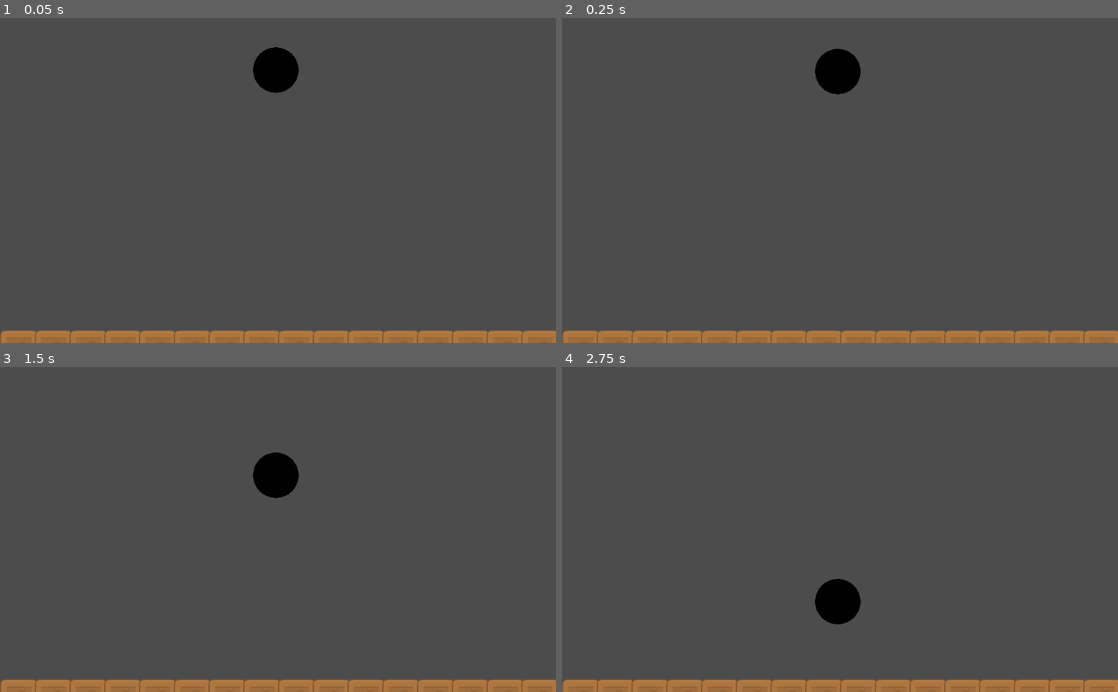
Above: before the commit, frames 1-4 (two rows, left to right).
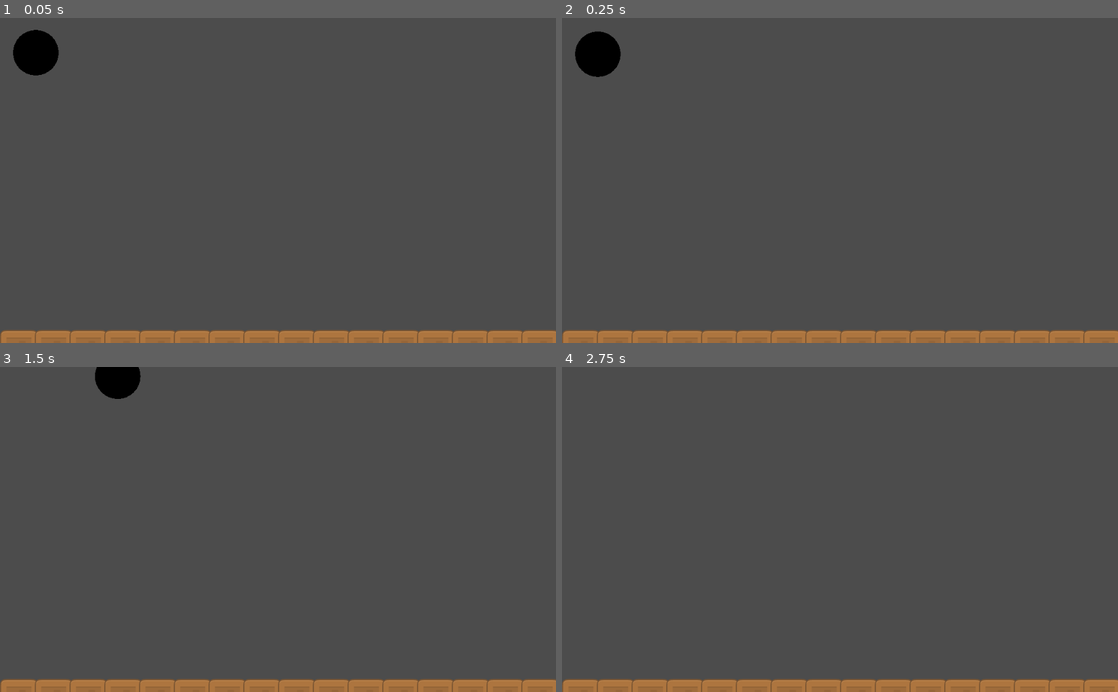
Above: after the commit, the same moments.

Repository: ReconMonkee/P1-LaunchIt
Game: Godot game, scene res://src/Level.tscn
The game is run twice, just before and just after one commit, with the same random seed, the same clock (stepped at 60 frames per second) and the same inputs. The project has no main scene, so this scene is started directly.
Inputs:
- Up to frame 1 (0.05 s): no input
- Up to frame 2 (0.25 s): no input
- Up to frame 3 (1.5 s): tap Space (launch, bound only after the commit) at 0.6, 1.35 s
- Up to frame 4 (2.75 s): tap Space (launch, bound only after the commit) at 2.1 s

The runs differ from the first frame. In frame 1, 1.8% of the frame differs, in the area x 2-54%, y 3-24%; in frame 2, 1.8%; in frame 3, 1.6%; in frame 4, 0.9%.

Commit message:
added movement to projectile

Diff:
--- a/project.godot
+++ b/project.godot
@@ -18,6 +18,14 @@
 config/name="Launch It"
 config/icon="res://icon.png"
 
+[input]
+
+launch={
+"deadzone": 0.5,
+"events": [ Object(InputEventKey,"resource_local_to_scene":false,"resource_name":"","device":0,"alt":false,"shift":false,"control":false,"meta":false,"command":false,"pressed":false,"scancode":32,"unicode":0,"echo":false,"script":null)
+ ]
+}
+
 [rendering]
 
 environment/default_environment="res://default_env.tres"
--- a/src/Level.tscn
+++ b/src/Level.tscn
@@ -32,7 +32,9 @@
 [node name="Level" type="Node2D"]
 
 [node name="Projectile" parent="." instance=ExtResource( 1 )]
-position = Vector2( 508, 96 )
+position = Vector2( 66, 64 )
+mass = 3.0
+strength = 700.0
 
 [node name="TileMap" type="TileMap" parent="."]
 tile_set = SubResource( 1 )
--- a/src/Projectile.gd
+++ b/src/Projectile.gd
@@ -1,9 +1,12 @@
 extends RigidBody2D
 
+export var strength : float = 500
 
-
-func _ready():
-	pass # Replace with function body.
+func _process(delta):
+	if Input.is_action_just_pressed("launch"):
+		var direction = Vector2(1,-1).normalized()
+		var velocity= direction * strength
+		apply_impulse(Vector2.ZERO, velocity)
 
 func _draw():
 	draw_circle(Vector2.ZERO, $CollisionShape2D.shape.radius, Color.black)
--- a/src/Projectile.tscn
+++ b/src/Projectile.tscn
@@ -7,6 +7,7 @@
 
 [node name="Projectile" type="RigidBody2D"]
 script = ExtResource( 1 )
+strength = 200.0
 
 [node name="CollisionShape2D" type="CollisionShape2D" parent="."]
 position = Vector2( 0.127441, 0 )
